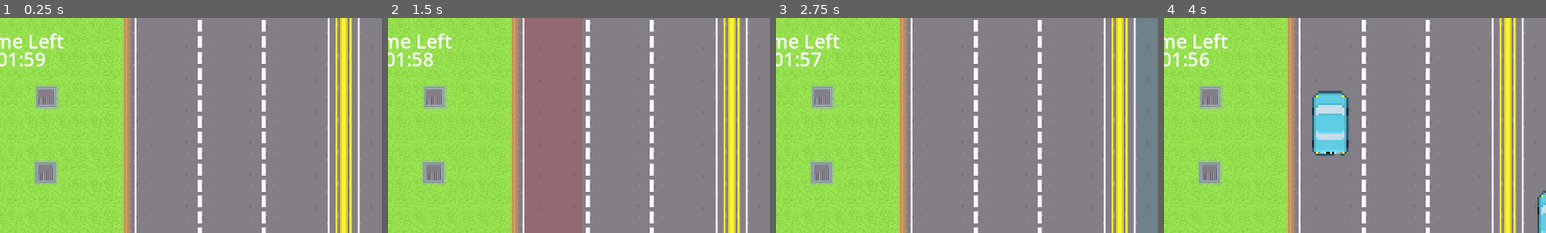
Above: before the commit, frames 1-4 (left to right).
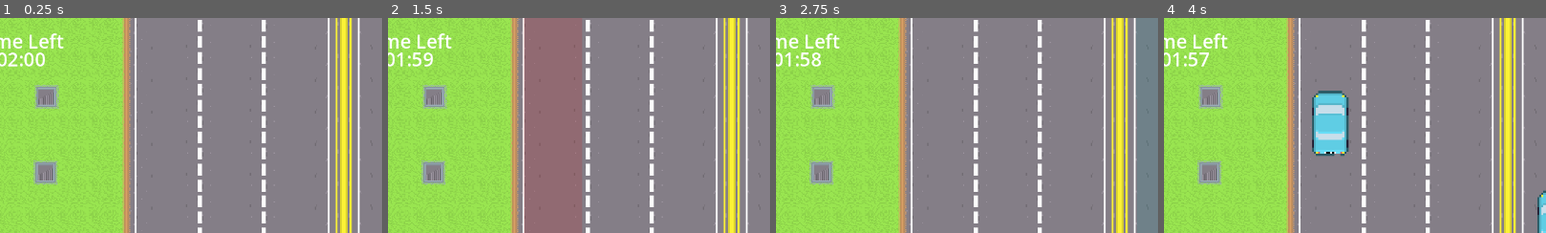
Above: after the commit, the same moments.

Repository: lewis785/gmtk-game-jam-2023
Game: Godot game, scene res://scenes/world.tscn
Two runs of this game, one before a commit and one after it. Both use one fixed random seed, a clock stepped at 60 frames per second and the inputs below. Sound files missing from this copy of the repository are replaced by a short silence.
Inputs (mouse positions are % of the whole screen's width and height, from its top left):
- Up to frame 1 (0.25 s): no input
- Up to frame 2 (1.5 s): tap Enter at 0.5 s; move the mouse to (72, 45) at 0.52 s; click (72, 45) at 0.67 s; move the mouse to (30, 55) at 1.27 s; click (30, 55) at 1.42 s
- Up to frame 3 (2.75 s): move the mouse to (60, 28) at 2.02 s; click (60, 28) at 2.17 s
- Up to frame 4 (4 s): move the mouse to (45, 70) at 2.77 s; click (45, 70) at 2.92 s; move the mouse to (80, 65) at 3.52 s; click (80, 65) at 3.67 s
The pictures show only the part of the screen within x 5-55%, y 0-50%; the shares and areas given below are measured in that part.

The runs differ from the first frame. In frame 1, 0.3% of the frame differs, in the area x 2-12%, y 16-23%; in frame 2, less than 0.1%; in frame 3, 0.1%; in frame 4, 0.1%.

Commit message:
FIX Update time label on timeout

Diff:
--- a/scenes/camera/Camera.tscn
+++ b/scenes/camera/Camera.tscn
@@ -74,3 +74,5 @@
 label_settings = SubResource("LabelSettings_522ud")
 
 [node name="TimerComponent" parent="." instance=ExtResource("3_i6a5x")]
+
+[connection signal="timeout" from="TimerComponent" to="CanvasLayer" method="_on_timer_component_timeout"]
--- a/scenes/camera/HUD.gd
+++ b/scenes/camera/HUD.gd
@@ -18,7 +18,7 @@
 
 # Called every frame. 'delta' is the elapsed time since the previous frame.
 func _process(delta):
-	update_time_label(int(tc.get_time_left()))
+	update_time_label(int(ceil(tc.get_time_left())))
 
 func update_score(points):
 	score += points
@@ -35,3 +35,7 @@
 	var minutes = "%02d" % floor(time/60)
 	var seconds = "%02d" % (time%60)
 	return minutes + ":" + seconds
+
+
+func _on_timer_component_timeout():
+	time_label.text = "00:00"
